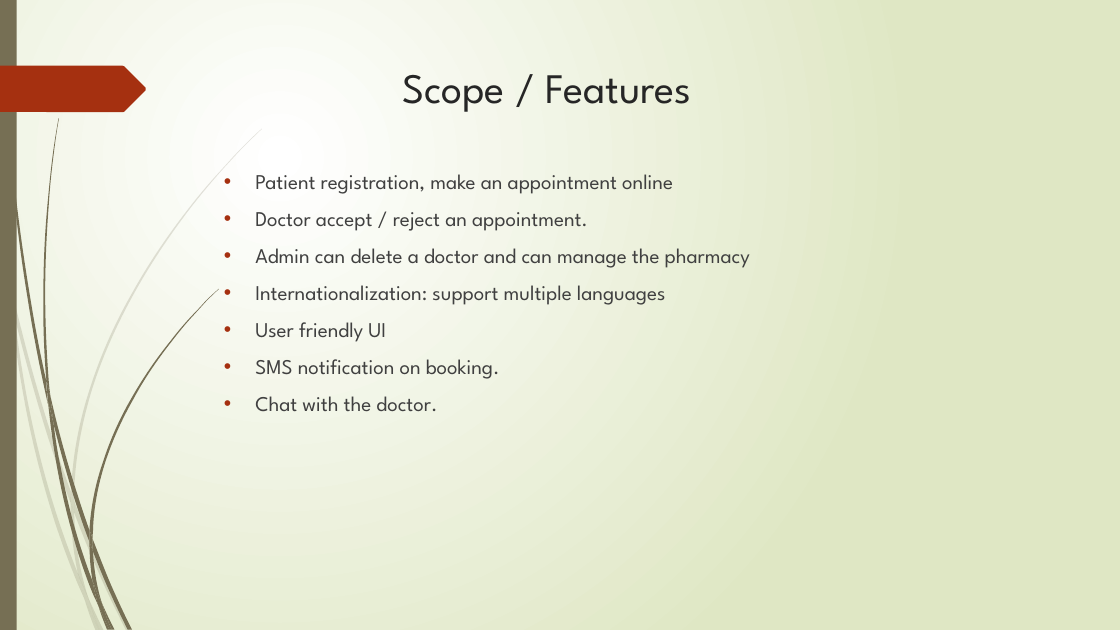
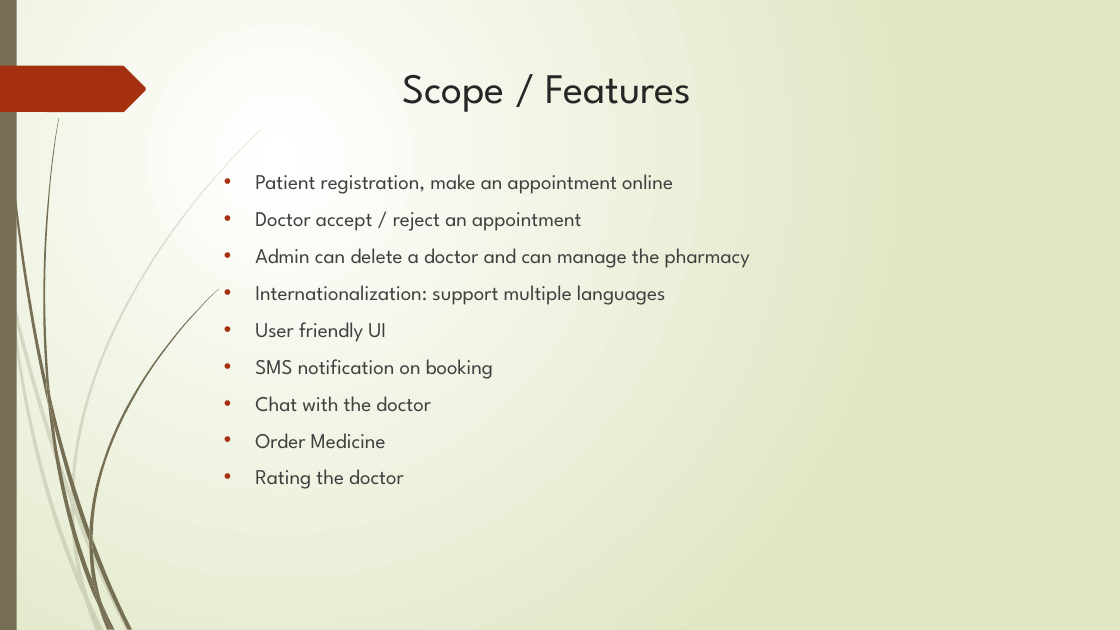
Before and after one commit to Alok0587/QURE, a slide deck: slide 5 of presentation/QURE PPT.pptx. Drawn at 1120x630 pixels with LibreOffice and Linux fonts; fonts in the diff are those of the drawing. Boxes give left, top, right and bottom in pixels: in the first picture for what was removed or moved away, otherwise in the second. Text is boxed around its words. In the diff, an @@ line names an element or a change of style, - is before the commit and + after.

Commit message:
presentation

```diff
--- a/presentation/QURE PPT.pptx
+++ b/presentation/QURE PPT.pptx
@@ text at (255, 212, 581, 231): text changed @@
-• Doctor accept / reject an appointment.
+• Doctor accept / reject an appointment
@@ text at (255, 359, 493, 489): text changed @@
-• SMS notification on booking.
-• Chat with the doctor.
+• SMS notification on booking
+• Chat with the doctor
+• Order Medicine
+• Rating the doctor
```
Also in this commit, not shown: 4 other slides changed, 2 slides added.
